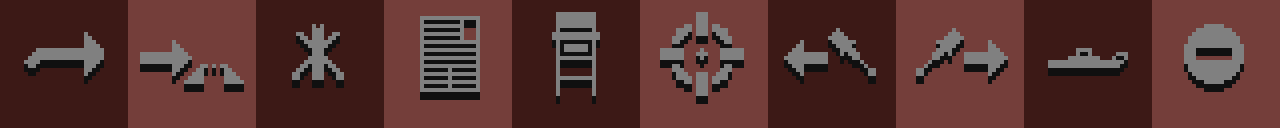
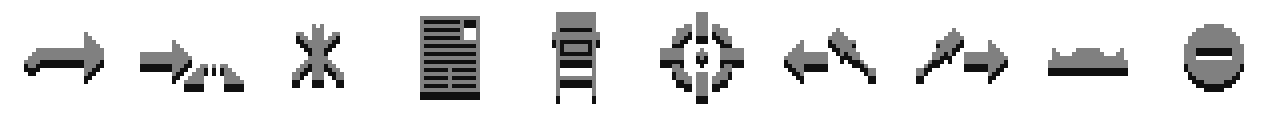
The second w=1280, h=128 image is a revision of the first. Changes to its layers:
painted on "Pasted Layer #2" over [1052, 48, 1128, 76]
hid "Background" over [0, 0, 1280, 128]
